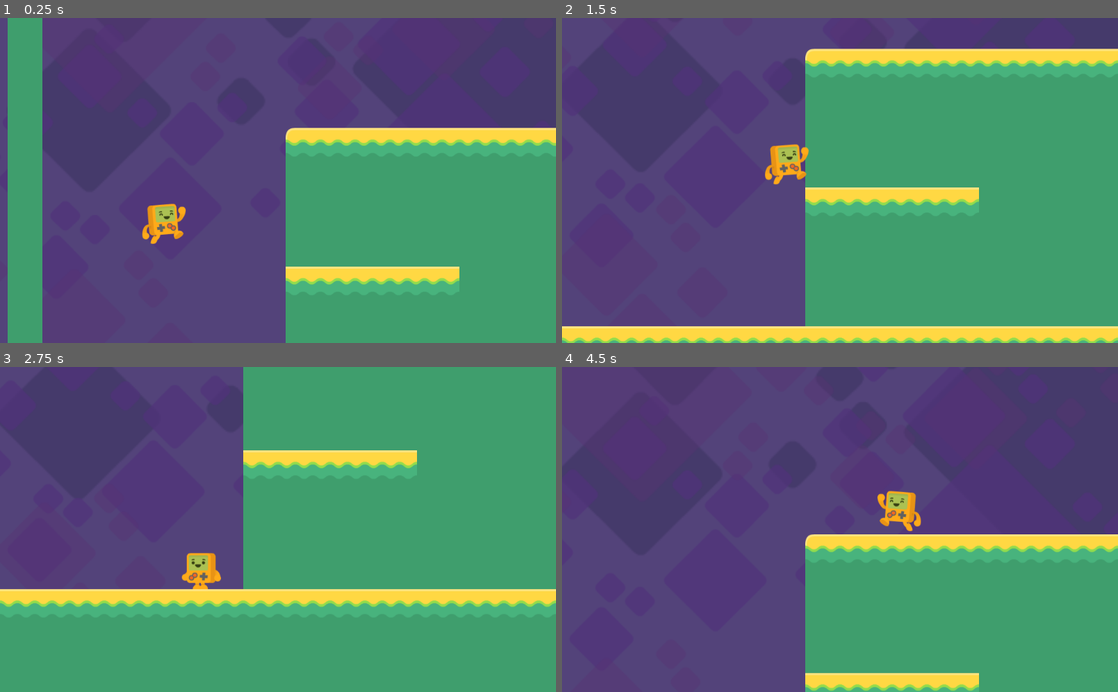
Above: before the commit, frames 1-4 (two rows, left to right).
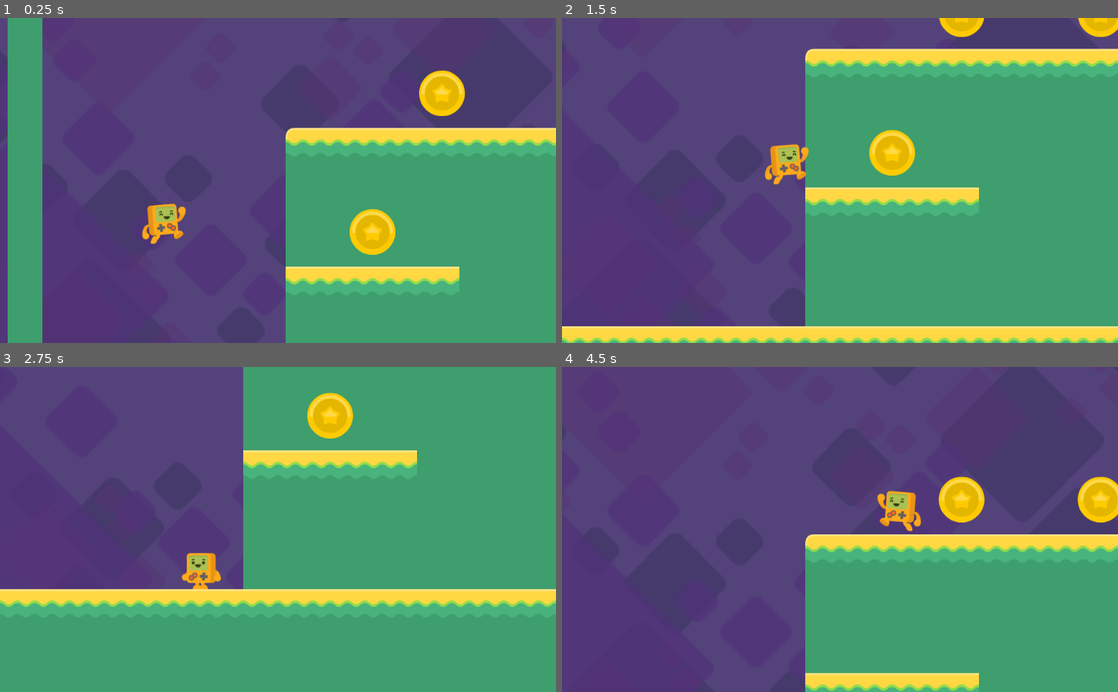
Above: after the commit, the same moments.

Repository: SusieValdez/Beep-Boop-The-Game
Game: Godot game, scene res://level1.tscn
The game is run twice, just before and just after one commit, with the same random seed, the same clock (stepped at 60 frames per second) and the same inputs.
Inputs:
- Up to frame 1 (0.25 s): no input
- Up to frame 2 (1.5 s): hold Right (right) from 0.53 s (still down); tap Space (jump) at 0.77 s
- Up to frame 3 (2.75 s): tap Space (jump) at 1.52 s; release Right (right) at 2.03 s; hold Left (left) from 2.03 s (still down)
- Up to frame 4 (4.5 s): release Left (left) at 2.78 s; hold Right (right) 2.78-4.28 s; tap Space (jump) at 3.02, 3.77 s; hold Left (left) from 4.28 s (still down)

The runs differ from the first frame. In frame 1, 1.9% of the frame differs, in the area x 62-84%, y 16-73%; in frame 2, 1.7%; in frame 3, 0.9%; in frame 4, 1.8%.

Commit message:
Add coins, collision layers and masks

Diff:
--- /dev/null
+++ b/coin/Coin.gd
@@ -0,0 +1,6 @@
+extends Area2D
+
+
+
+func _on_Coin_body_entered(body):
+	queue_free()
--- /dev/null
+++ b/coin/Coin.tscn
@@ -0,0 +1,32 @@
+[gd_scene load_steps=7 format=2]
+
+[ext_resource path="res://coin/gold_2.png" type="Texture" id=1]
+[ext_resource path="res://coin/gold_3.png" type="Texture" id=2]
+[ext_resource path="res://coin/gold_1.png" type="Texture" id=3]
+[ext_resource path="res://coin/Coin.gd" type="Script" id=4]
+
+[sub_resource type="CircleShape2D" id=1]
+radius = 47.1429
+
+[sub_resource type="SpriteFrames" id=2]
+animations = [ {
+"frames": [ ExtResource( 3 ), ExtResource( 1 ), ExtResource( 2 ) ],
+"loop": true,
+"name": "spin",
+"speed": 7.0
+} ]
+
+[node name="Coin" type="Area2D"]
+collision_layer = 0
+script = ExtResource( 4 )
+
+[node name="CollisionShape2D" type="CollisionShape2D" parent="."]
+shape = SubResource( 1 )
+
+[node name="AnimatedSprite" type="AnimatedSprite" parent="."]
+frames = SubResource( 2 )
+animation = "spin"
+frame = 2
+playing = true
+
+[connection signal="body_entered" from="." to="." method="_on_Coin_body_entered"]
--- a/level1.tscn
+++ b/level1.tscn
@@ -1,10 +1,11 @@
-[gd_scene load_steps=8 format=2]
+[gd_scene load_steps=10 format=2]
 
 [ext_resource path="res://Tiles/world_tileset.tres" type="TileSet" id=1]
 [ext_resource path="res://player/Jerry.tscn" type="PackedScene" id=2]
 [ext_resource path="res://Tiles/pass-through.tres" type="TileSet" id=3]
 [ext_resource path="res://background/set2_background.png" type="Texture" id=4]
 [ext_resource path="res://background/set2_tiles.png" type="Texture" id=5]
+[ext_resource path="res://coin/Coin.tscn" type="PackedScene" id=6]
 
 [sub_resource type="RectangleShape2D" id=1]
 extents = Vector2( 160, 32 )
@@ -12,10 +13,15 @@
 [sub_resource type="RectangleShape2D" id=2]
 extents = Vector2( 384, 32 )
 
+[sub_resource type="RectangleShape2D" id=3]
+extents = Vector2( 1280, 32 )
+
 [node name="Level1" type="Node2D"]
 
 [node name="Tiles One Way" type="TileMap" parent="."]
 tile_set = ExtResource( 3 )
+collision_layer = 2
+collision_mask = 49
 format = 1
 tile_data = PoolIntArray( -65537, 1, 0, -131072, 2, 0, -131071, 2, 0, -131070, 2, 0, -131069, 2, 0, -131068, 2, 0, -131 …(1220 unchanged characters)…
 
@@ -33,11 +39,14 @@
 
 [node name="Tiles Solid" type="TileMap" parent="."]
 tile_set = ExtResource( 1 )
+collision_layer = 2
+collision_mask = 49
 format = 1
 tile_data = PoolIntArray( -458761, 0, 0, -524226, 0, 0, -393225, 0, 0, -458690, 0, 0, -327689, 0, 0, -393154, 0, 0, -26 …(3711 unchanged characters)…
 
 [node name="Jerry" parent="." instance=ExtResource( 2 )]
 position = Vector2( -288, -32 )
+collision_mask = 30
 
 [node name="Camera2D" type="Camera2D" parent="Jerry"]
 current = true
@@ -65,7 +74,6 @@
 
 [node name="Back Blocks" type="ParallaxLayer" parent="ParallaxBackground"]
 modulate = Color( 0.572549, 0.65098, 0.666667, 0.435294 )
-position = Vector2( 0, -1000 )
 scale = Vector2( 0.7, 0.7 )
 motion_scale = Vector2( 0.25, 0.25 )
 motion_mirroring = Vector2( 2560, 1920 )
@@ -77,7 +85,6 @@
 
 [node name="Middle Blocks" type="ParallaxLayer" parent="ParallaxBackground"]
 modulate = Color( 0.909804, 0.717647, 0.937255, 0.729412 )
-scale = Vector2( 0.7, 0.7 )
 motion_scale = Vector2( 0.4, 0.4 )
 motion_offset = Vector2( 0, -500 )
 motion_mirroring = Vector2( 1600, 1200 )
@@ -96,3 +103,42 @@
 scale = Vector2( 1.75, 1.75 )
 texture = ExtResource( 5 )
 centered = false
+
+[node name="Fallzone" type="Area2D" parent="."]
+position = Vector2( 2048, 832 )
+collision_layer = 4
+__meta__ = {
+"_edit_group_": true
+}
+
+[node name="CollisionShape2D" type="CollisionShape2D" parent="Fallzone"]
+shape = SubResource( 3 )
+
+[node name="Coin1" parent="." instance=ExtResource( 6 )]
+position = Vector2( 96, 64 )
+
+[node name="Coin2" parent="." instance=ExtResource( 6 )]
+position = Vector2( 224, -192 )
+
+[node name="Coin3" parent="." instance=ExtResource( 6 )]
+position = Vector2( 480, -192 )
+
+[node name="Coin4" parent="." instance=ExtResource( 6 )]
+position = Vector2( 1088, -192 )
+
+[node name="Coin5" parent="." instance=ExtResource( 6 )]
+position = Vector2( 1280, 192 )
+
+[node name="Coin6" parent="." instance=ExtResource( 6 )]
+position = Vector2( 2176, -128 )
+
+[node name="Coin7" parent="." instance=ExtResource( 6 )]
+position = Vector2( 2688, 192 )
+
+[node name="Coin8" parent="." instance=ExtResource( 6 )]
+position = Vector2( 2663, -320 )
+
+[node name="Coin9" parent="." instance=ExtResource( 6 )]
+position = Vector2( 3392, -192 )
+
+[connection signal="body_entered" from="Fallzone" to="Jerry" method="_on_Fallzone_body_entered"]
--- a/player/Jerry.gd
+++ b/player/Jerry.gd
@@ -8,7 +8,7 @@
 
 onready var sprite = $Sprite
 
-func _physics_process(delta):
+func _physics_process(_delta):
 	if Input.is_action_pressed("right"):
 		velocity.x = SPEED
 		sprite.play("walk")
@@ -30,3 +30,7 @@
 
 	velocity = move_and_slide(velocity, Vector2.UP)
 	velocity.x = lerp(velocity.x, 0, 0.2)
+
+
+func _on_Fallzone_body_entered(body):
+	get_tree().change_scene("res://level1.tscn")
--- a/project.godot
+++ b/project.godot
@@ -34,6 +34,15 @@
  ]
 }
 
+[layer_names]
+
+2d_physics/layer_1="player"
+2d_physics/layer_2="platform"
+2d_physics/layer_3="fallzone"
+2d_physics/layer_4="item"
+2d_physics/layer_5="enemy"
+2d_physics/layer_6="fireball"
+
 [physics]
 
 common/enable_pause_aware_picking=true
Binary file added: coin/gold_1.png
Not shown, added: coin/gold_1.png.import
Binary file added: coin/gold_2.png
Not shown, added: coin/gold_2.png.import
Binary file added: coin/gold_3.png
Not shown, added: coin/gold_3.png.import
